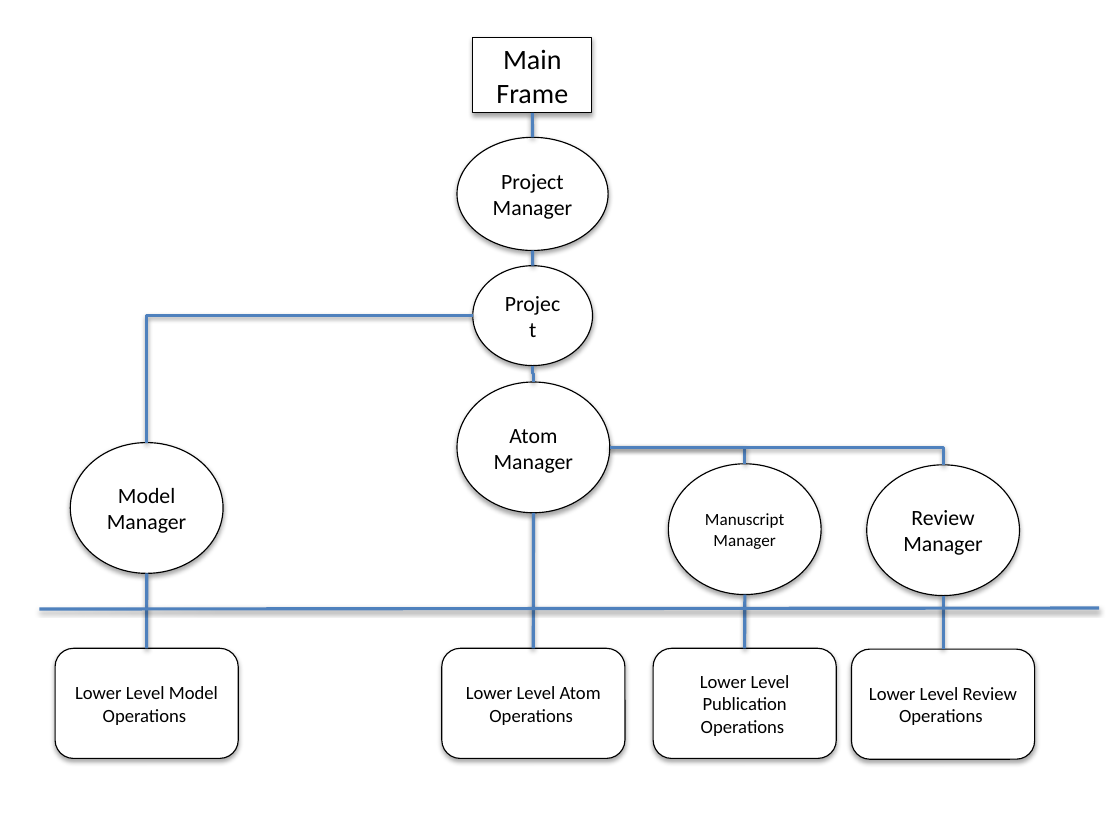
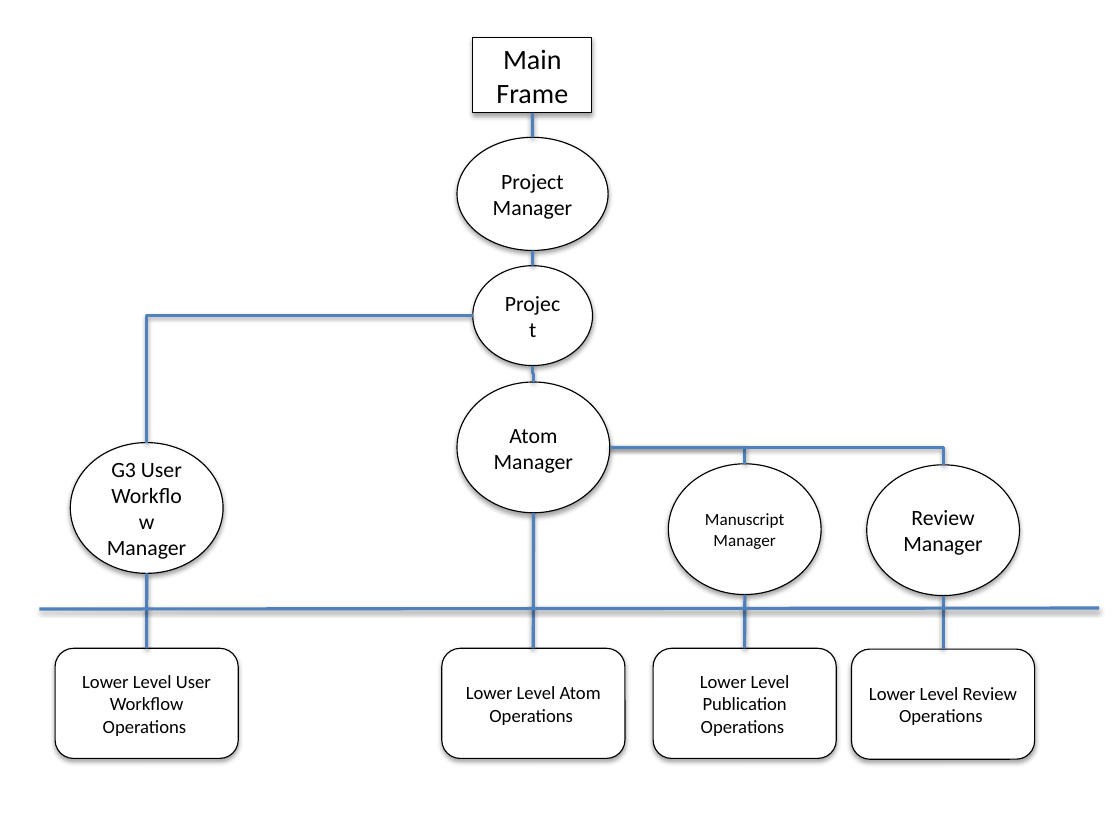
Before and after one commit to HugoCornelis/userdocs, a slide deck: slide 1 of gtube-development/figures/Diagrams.pptx. Drawn at 1120x840 pixels with LibreOffice and Linux fonts; fonts in the diff are those of the drawing. Boxes give left, top, right and bottom in pixels: in the first picture for what was removed or moved away, otherwise in the second. Text is boxed around its words. In the diff, an @@ line names an element or a change of style, - is before the commit and + after.

```diff
--- a/gtube-development/figures/Diagrams.pptx
+++ b/gtube-development/figures/Diagrams.pptx
@@ text in ellipse at (110, 455, 573, 710): text changed @@
-Model Manager
+G3 User Workflow Manager
@@ text in rounded rectangle at (82, 675, 211, 736): text changed @@
-Lower Level Model Operations
+Lower Level User Workflow Operations
```
Also in this commit, not shown: 2 other files.
